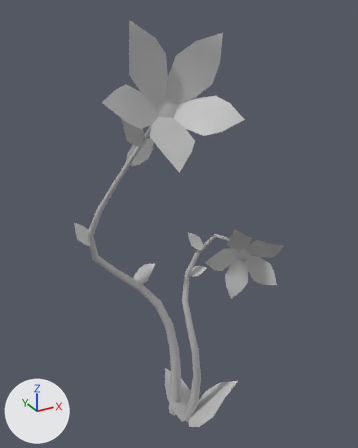
The FBX model Assets/Models/Foliage/SM_Foliage_Flower_F.fbx: old version first, new version second.
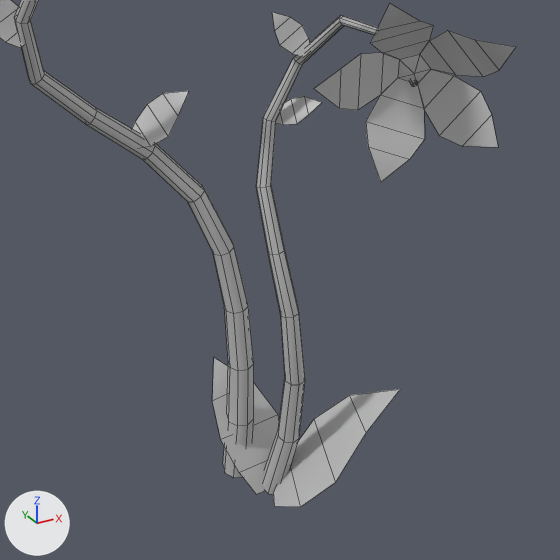
The first picture shows the older version from a 50 mm lens placed at (-0.0245, -0.0472, 0.0554), pointed at (0.0013, -0.0003, 0.032). The close-ups show both versions on the part from 23% to 84% of the width and 51% to 100% of the height of that picture; other places that the commit changed are outside them. Arrows for +X, +Y and +Z are at lower left; the lights stay in place. The close-ups show mesh edges as thin lines. Where no turn or scale is listed for an object, it has been applied to the vertices.

Names of what the first close-up shows: 'pasted__polySurface11', 'pasted__polySurface12', 'pasted__polySurface13', 'pasted__polySurface14', 'pasted__polySurface15', 'pasted__polySurface16', 'polySurface8', 'sweep2', 'sweep4'.
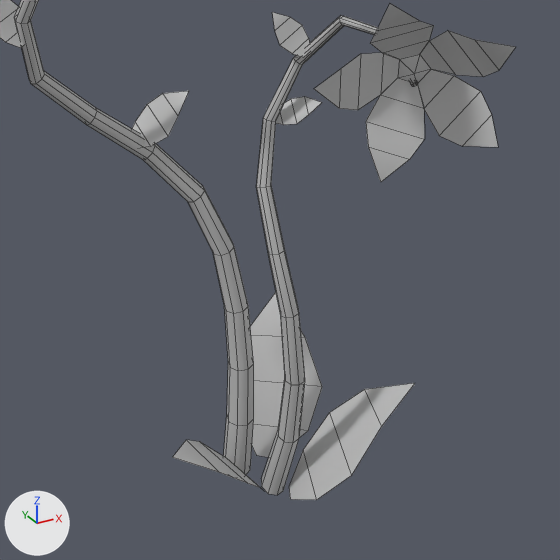
The newer file is also rescaled (x12.59) as a whole; pictures and numbers use the older file's frame.

The change, as JSON lines over the scene's bpy script:
```json
{"block": "me_mesh_002", "where": "me_mesh_002.from_pydata(...)  # 9 vertices, 4 faces; spans x -0.00187..0.00234, y -0.00226..0.00321, z -0.00324..0.00261"}
{"block": "me_mesh_002", "where": "# used by ob_pasted__polysurface11; location = (0.00235, 0.00201, 0.00388)"}
{"block": "me_mesh_002", "change": "me_mesh_002 part 2: the whole mesh is multiplied about its middle by the matrix ((0.017, -0.999, -0.045), (0.994, 0.022, -0.104), (0.105, -0.043, 0.994)), then moved by (-0.00317, -0.00219, 0.00001)"}
{"block": "me_mesh_006", "where": "me_mesh_006.from_pydata(...)  # 9 vertices, 4 faces; spans x -0.00308..0.00408, y -0.00274..0.00225, z -0.00354..0.0028"}
{"block": "me_mesh_006", "where": "# used by ob_pasted__polysurface12; location = (0.00522, -0.002, 0.00458)"}
{"block": "me_mesh_006", "change": "me_mesh_006 part 1: the whole mesh is moved by (0.00102, 0.0, 0.0)"}
{"op": "add", "block": "me_mesh_012", "code": ["me_mesh_012 = bpy.data.meshes.new('Mesh.012')", "me_mesh_012.from_pydata([(0.00108, -0.00234, -0.00259), (-0.00223, -0.00017, -0.00224), (0.00241, -0.00168, -0.00037), (-0.00205, 0.00117, -0.00008), (0.00227, 0.00012, 0.002), (-0.00078, 0.00215, 0.00194), (0.00187, 0.00287, 0.00371), (-0.0018, -0.00123, -0.00403), (-0.001, -0.00189, -0.00412)], [], [(7, 8, 0, 1), (3, 1, 0, 2), (3, 2, 4, 5), (5, 4, 6)])", "me_mesh_012.materials.append(mat_lambert1)  # grey #bcbcbc"]}
{"op": "add", "block": "ob_pasted__polysurface18", "code": ["ob_pasted__polysurface18 = bpy.data.objects.new('pasted__polySurface18', me_mesh_012)", "ob_pasted__polysurface18.location = (0.00522, 0.00395, 0.00458)"]}
```

Where the change shows, as pixel boxes [x1, y1, x2, y2] in the close-ups (560 x 560 px):
```json
{"object": "pasted__polySurface12", "change": "mesh moved", "before": [273, 389, 400, 507], "after": [289, 383, 415, 500]}
{"object": "pasted__polySurface18", "change": "added", "after": [250, 292, 322, 458]}
{"object": "pasted__polySurface11", "change": "reshaped", "before": [213, 358, 279, 494], "after": [172, 440, 264, 491], "on screen": "39% wider, 62% shorter"}
```
